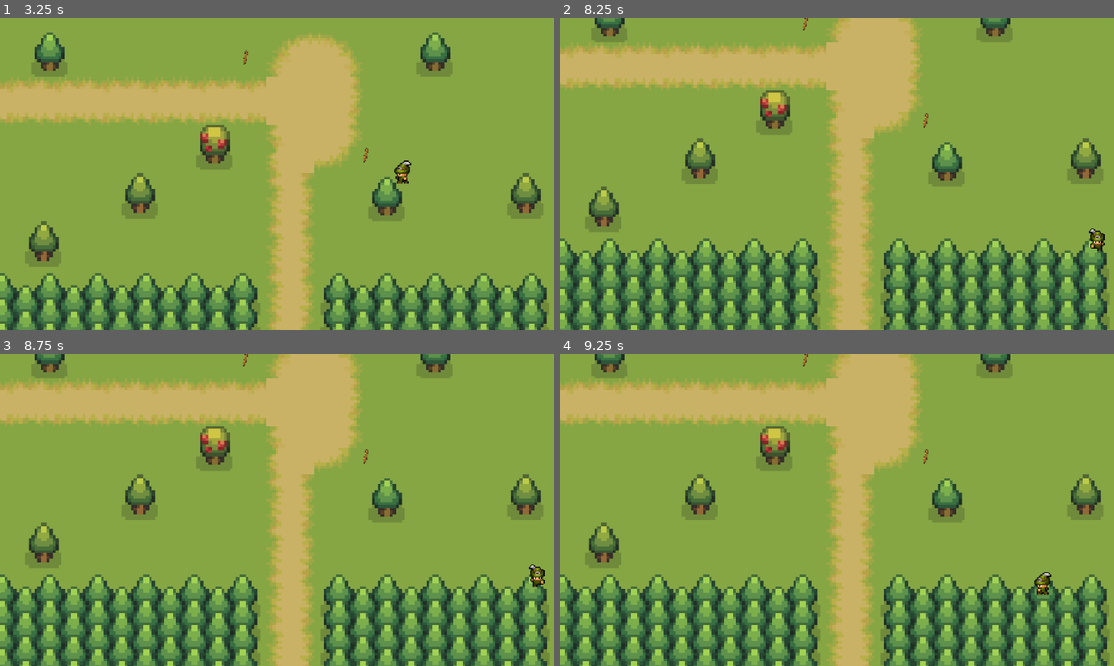
Above: before the commit, frames 1-4 (two rows, left to right).
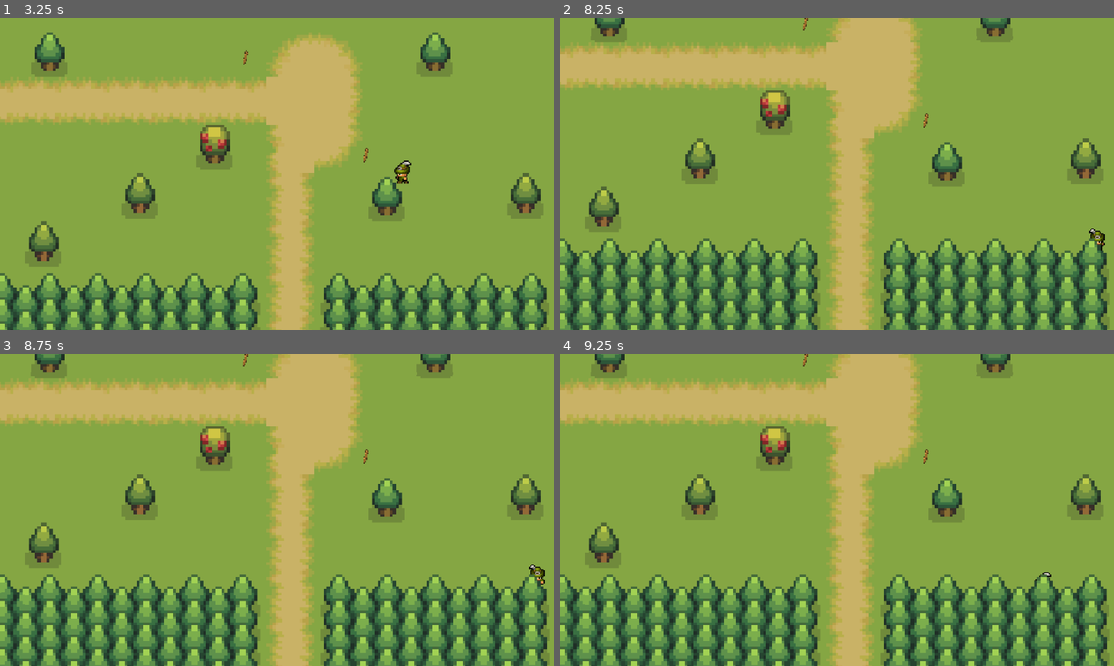
Above: after the commit, the same moments.

Repository: fcc-cs/a7-2d-survival-game-mohsinn1
Game: Godot game, scene res://scenes/world.tscn
The game is run twice, just before and just after one commit, with the same random seed, the same clock (stepped at 60 frames per second) and the same inputs. The engine's default icon, where the game draws it, is replaced by a stand-in: a white triangle on a blue panel in a dark square.
Inputs (mouse positions are in pixels of both pictures, inside the frame that each line leads up to):
- Up to frame 1 (3.25 s): move the mouse to (249, 236) at 0.52 s; hold W (up) 0.53-2.03 s; tap E (equip) at 0.6, 2.85 s; tap Enter at 1.25, 2.75 s; move the mouse to (443, 220) at 1.27 s; click (443, 220) at 1.35 s; tap Space at 2 s; move the mouse to (110, 127) at 2.02 s; hold A (left) from 2.03 s (still down); tap P (pickup) at 2.1 s; move the mouse to (304, 174) at 2.77 s
- Up to frame 2 (8.25 s): move the mouse to (753, 96) at 3.52 s; release A (left) at 3.53 s; hold S (down) 3.53-4.28 s; click (753, 96) at 3.6 s; move the mouse to (958, 158) at 4.27 s; hold D (right) 4.28-5.03 s; tap P (pickup) at 4.35, 6.6 s; move the mouse to (726, 189) at 5.02 s; hold W (up) 5.03-5.78 s; tap E (equip) at 5.1, 7.35 s; tap Space at 5.75 s; move the mouse to (892, 105) at 5.77 s; hold D (right) 5.78-8.03 s; click (892, 105) at 5.85 s; move the mouse to (809, 236) at 6.52 s; tap Enter at 7.25 s; move the mouse to (1003, 220) at 7.27 s; move the mouse to (670, 127) at 8.02 s; hold S (down) from 8.03 s (still down); click (670, 127) at 8.1 s
- Up to frame 3 (8.75 s): keep holding S (down)
- Up to frame 4 (9.25 s): tap Space at 8.75 s; move the mouse to (864, 510) at 8.77 s; release S (down) at 8.78 s; hold A (left) from 8.78 s (still down); tap P (pickup) at 8.85 s

Frame 1 is identical in both runs. In frame 2, less than 0.1% of the frame differs, in the area x 5-98%, y 2-75%; in frame 3, less than 0.1%; in frame 4, 0.2%, in the area x 5-89%, y 2-78%.

Commit message:
Video # 7 Completed

Diff:
--- a/scenes/player.tscn
+++ b/scenes/player.tscn
@@ -279,6 +279,7 @@
 radius = 7.0
 
 [node name="Player" type="CharacterBody2D"]
+y_sort_enabled = true
 script = ExtResource("1_g2els")
 inv = ExtResource("2_qhqgy")
 
--- a/scenes/world.tscn
+++ b/scenes/world.tscn
@@ -196,6 +196,7 @@
 texture = ExtResource("4_4mrxx")
 texture_region_size = Vector2i(40, 40)
 0:0/0 = 0
+0:0/0/y_sort_origin = 12
 1:0/0 = 0
 2:0/0 = 0
 3:0/0 = 0
@@ -204,7 +205,8 @@
 6:0/0 = 0
 7:0/0 = 0
 8:0/0 = 0
-8:0/0/physics_layer_0/polygon_0/points = PackedVector2Array(-6.92456, 8.09364, 8.36343, 8.09364, 5.30583, 14.7484, -5.30583, 14.7484)
+8:0/0/y_sort_origin = 12
+8:0/0/physics_layer_0/polygon_0/points = PackedVector2Array(-6.20513, 8.2735, 8.54329, 7.55407, 5.12597, 15.288, -5.30583, 15.1081)
 9:0/0 = 0
 10:0/0 = 0
 11:0/0 = 0
@@ -214,6 +216,7 @@
 15:0/0 = 0
 16:0/0 = 0
 17:0/0 = 0
+17:0/0/y_sort_origin = 12
 17:0/0/physics_layer_0/polygon_0/points = PackedVector2Array(-5.89467, 8.60303, 7.80645, 6.37262, 3.98288, 14.9756, -4.93878, 14.3384)
 0:1/0 = 0
 1:1/0 = 0
@@ -224,6 +227,7 @@
 6:1/0 = 0
 7:1/0 = 0
 8:1/0 = 0
+8:1/0/y_sort_origin = 12
 8:1/0/physics_layer_0/polygon_0/points = PackedVector2Array(-11.9606, 5.57562, 3.32738, 5.03605, 0.809364, 13.1297, -9.08287, 12.9498)
 9:1/0 = 0
 10:1/0 = 0
@@ -234,6 +238,7 @@
 15:1/0 = 0
 16:1/0 = 0
 17:1/0 = 0
+17:1/0/y_sort_origin = 12
 17:1/0/physics_layer_0/polygon_0/points = PackedVector2Array(-11.3114, 5.09809, 3.98288, 5.09809, 0.796574, 12.4266, -10.3555, 12.108)
 0:2/0 = 0
 1:2/0 = 0
@@ -244,6 +249,7 @@
 6:2/0 = 0
 7:2/0 = 0
 8:2/0 = 0
+8:2/0/y_sort_origin = 12
 8:2/0/physics_layer_0/polygon_0/points = PackedVector2Array(-2.06838, 8.2735, 13.7592, 7.91378, 8.72315, 14.5686, 0.989222, 14.7484)
 9:2/0 = 0
 10:2/0 = 0
@@ -254,6 +260,7 @@
 15:2/0 = 0
 16:2/0 = 0
 17:2/0 = 0
+17:2/0/y_sort_origin = 12
 17:2/0/physics_layer_0/polygon_0/points = PackedVector2Array(-2.42809, 7.73393, 13.9391, 8.2735, 9.44258, 14.9283, 1.16908, 14.9283)
 
 [sub_resource type="TileSet" id="TileSet_jhx03"]
@@ -265,6 +272,7 @@
 sources/3 = SubResource("TileSetAtlasSource_q5onr")
 
 [node name="World" type="Node2D"]
+y_sort_enabled = true
 
 [node name="TileMap" type="TileMap" parent="."]
 y_sort_enabled = true
